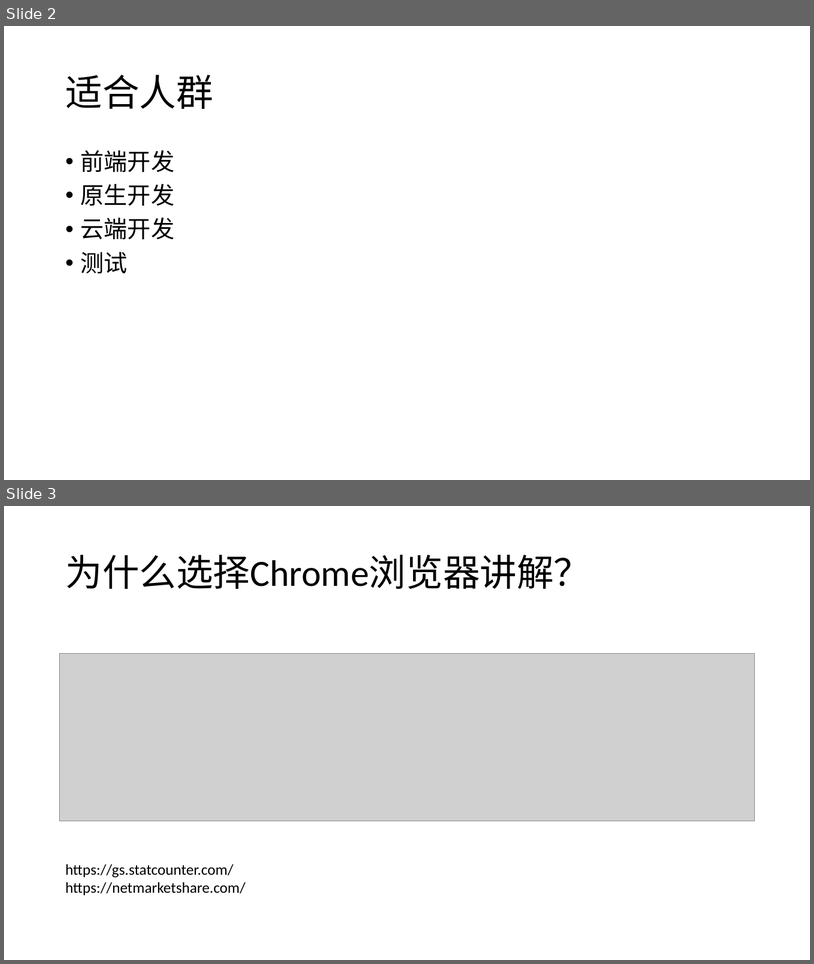
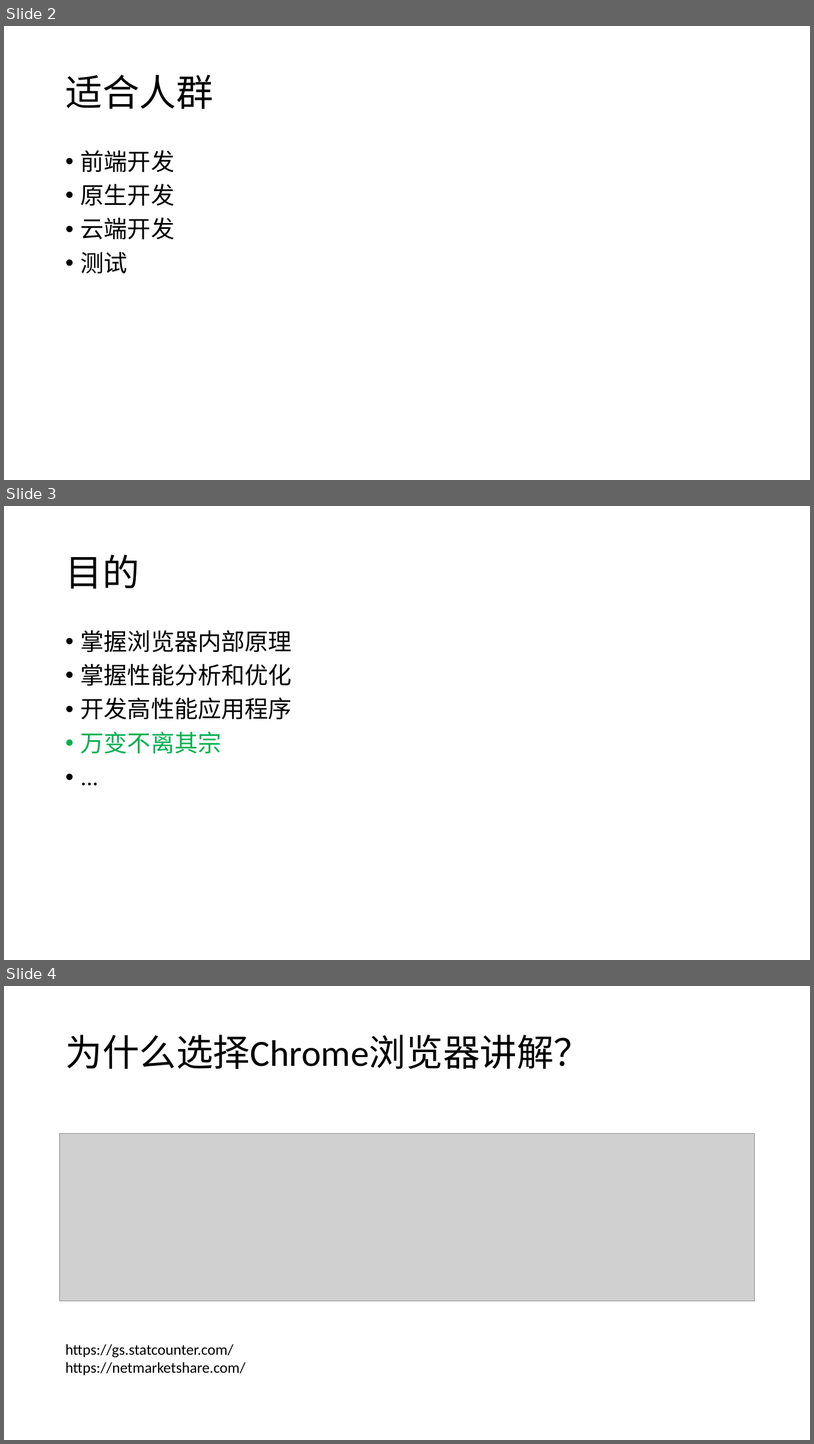
Before and after one commit to adntin/share, a slide deck: Browser/Framework/浏览器架构.pptx. Shown one above the other, each under a label of ours: slides 2 and 3 before the commit, slides 2, 3 and 4 after it. The pictures are 814x964 and 814x1444 pixels, drawn with LibreOffice and Linux fonts; fonts in the diff are those of the drawing; grey boxes stand for pictures. Boxes give left, top, right and bottom in pixels: in the first picture for what was removed or moved away, otherwise in the second. Text is boxed around its words. In the diff, an @@ line names an element or a change of style, - is before the commit and + after.

```diff
--- a/Browser/Framework/浏览器架构.pptx
+++ b/Browser/Framework/浏览器架构.pptx
@@ slide 3 added at <box>4,506,810,960</box>, background #FFFFFF @@
@@ title added at <box>65,555,139,589</box>, 44 pt, text #000000 @@
+目的
@@ text added at <box>81,630,292,753</box>, 28 pt, text #000000 @@
+• 掌握浏览器内部原理
+• 掌握性能分析和优化
+• 开发高性能应用程序
+• 万变不离其宗
+• ...
@@ what was slide 3 is now slide 4 @@
```
Also in this commit, not shown: 1 slide changed, 1 other slide added, 2 other files.
